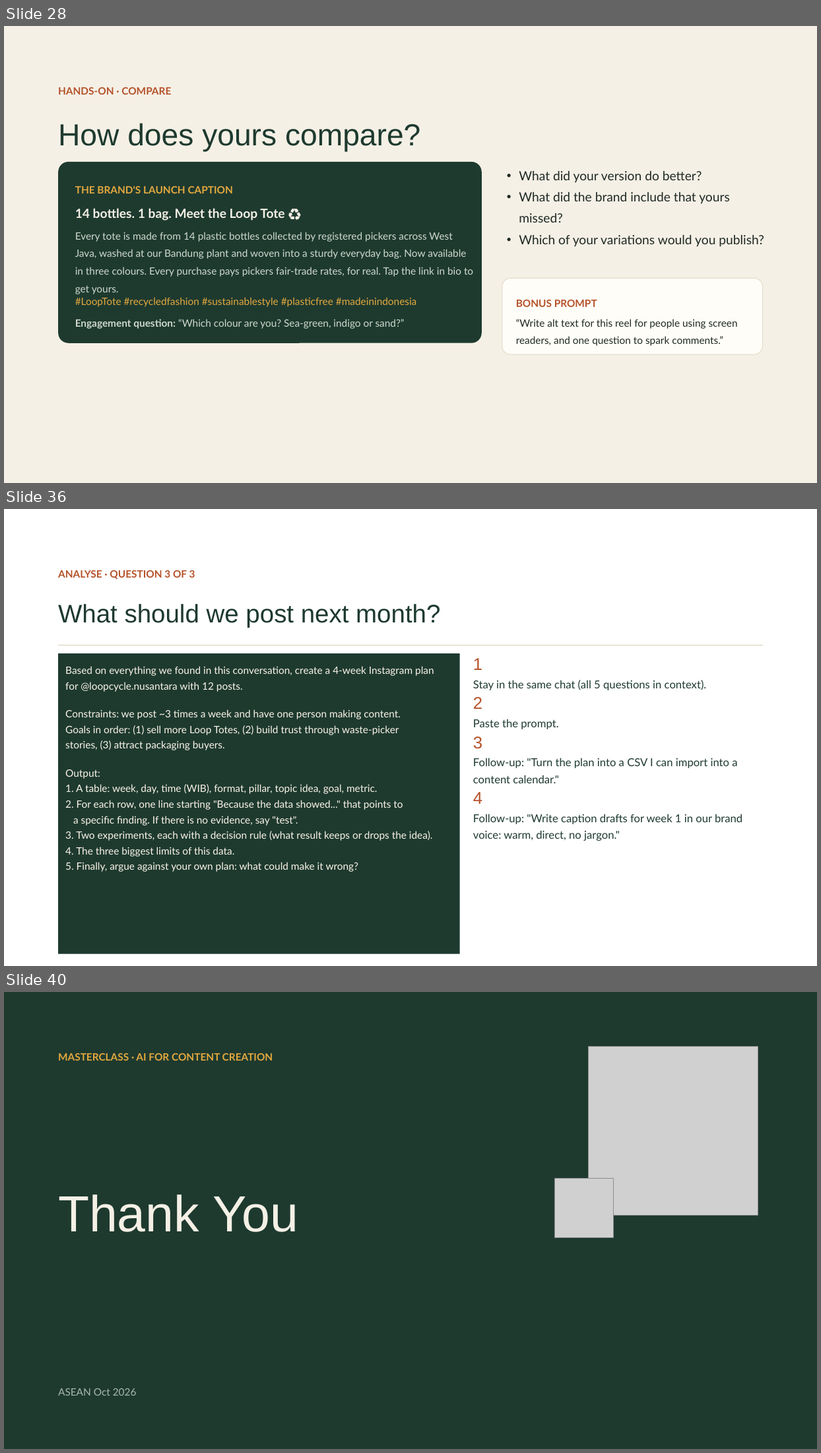
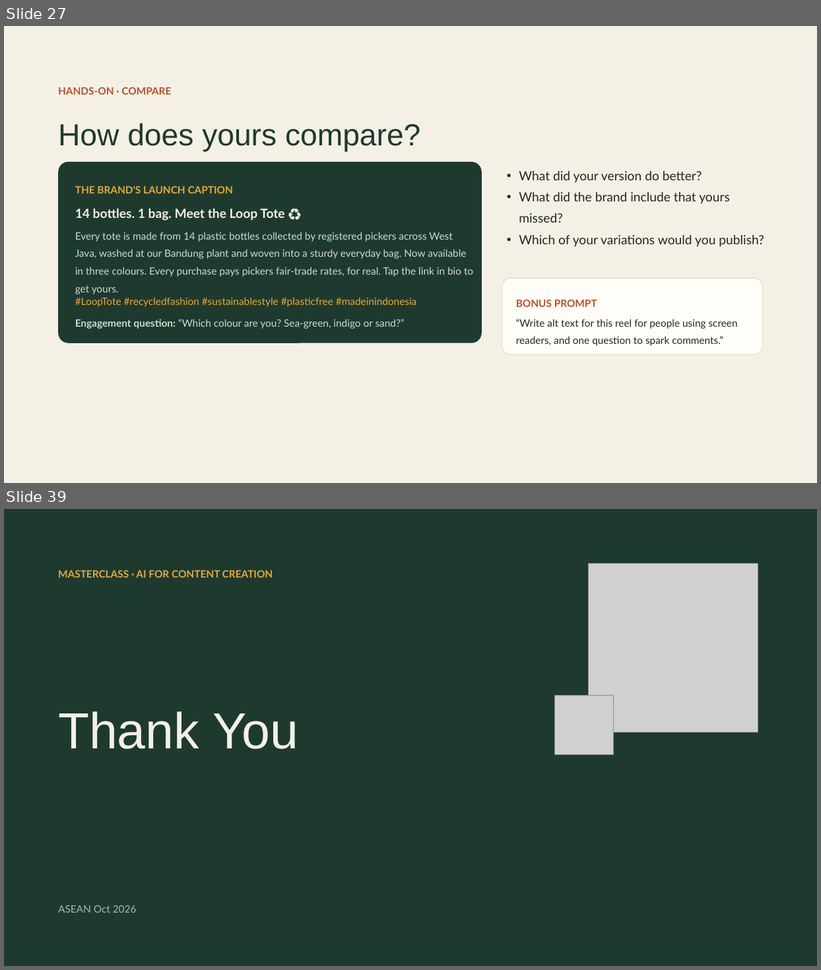
Before and after one commit to itsbharathp/LoopCycle, a slide deck: Prestentations/AI for Content Creation — The Basics.pptx. Shown one above the other, each under a label of ours: slides 28, 36 and 40 before the commit, slides 27 and 39 after it; the slides between them are not shown. The pictures are 821x1453 and 821x970 pixels, drawn with LibreOffice and Linux fonts; fonts in the diff are those of the drawing; grey boxes stand for pictures. Boxes give left, top, right and bottom in pixels: in the first picture for what was removed or moved away, otherwise in the second. Text is boxed around its words. In the diff, an @@ line names an element or a change of style, - is before the commit and + after.

```diff
--- a/Prestentations/AI for Content Creation — The Basics.pptx
+++ b/Prestentations/AI for Content Creation — The Basics.pptx
@@ slide 36 removed at (4, 509, 817, 966), background #FFFFFF @@
@@ text removed at (58, 570, 195, 579) @@
-ANALYSE · QUESTION 3 OF 3
@@ text removed at (58, 604, 440, 628) @@
-What should we post next month?
@@ line removed from (58, 645) to (763, 645) @@
@@ rectangle removed at (58, 654, 460, 955) @@
@@ text removed at (65, 666, 434, 872) @@
-Based on everything we found in this conversation, create a 4-week Instagram plan
-for @loopcycle.nusantara with 12 posts.
-Constraints: we post ~3 times a week and have one person making content.
-Goals in order: (1) sell more Loop Totes, (2) build trust through waste-picker
-stories, (3) attract packaging buyers.
-Output:
-1. A table: week, day, time (WIB), format, pillar, topic idea, goal, metric.
-2. For each row, one line starting "Because the data showed..." that points to
-a specific finding. If there is no evidence, say "test".
-3. Two experiments, each with a decision rule (what result keeps or drops the idea).
-4. The three biggest limits of this data.
-5. Finally, argue against your own plan: what could make it wrong?
@@ text removed at (473, 658, 743, 841) @@
-1
-Stay in the same chat (all 5 questions in context).
-2
-Paste the prompt.
-3
-Follow-up: "Turn the plan into a CSV I can import into a content calendar."
-4
-Follow-up: "Write caption drafts for week 1 in our brand voice: warm, direct, no jargon."
@@ what was slide 28 is now slide 27 @@
@@ what was slide 40 is now slide 39 @@
```
Also in this commit, not shown: 11 slides added, 11 other slides removed, 3 other files.
